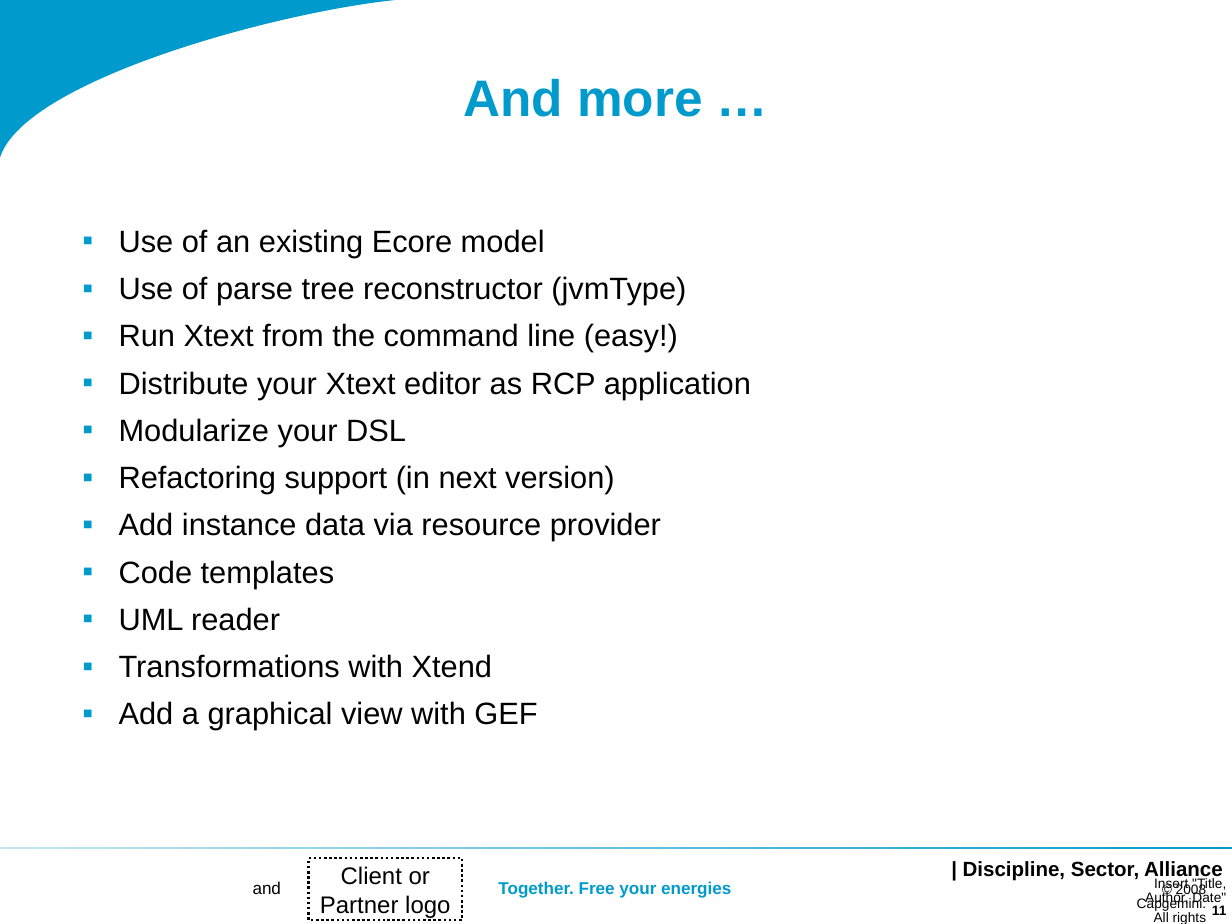
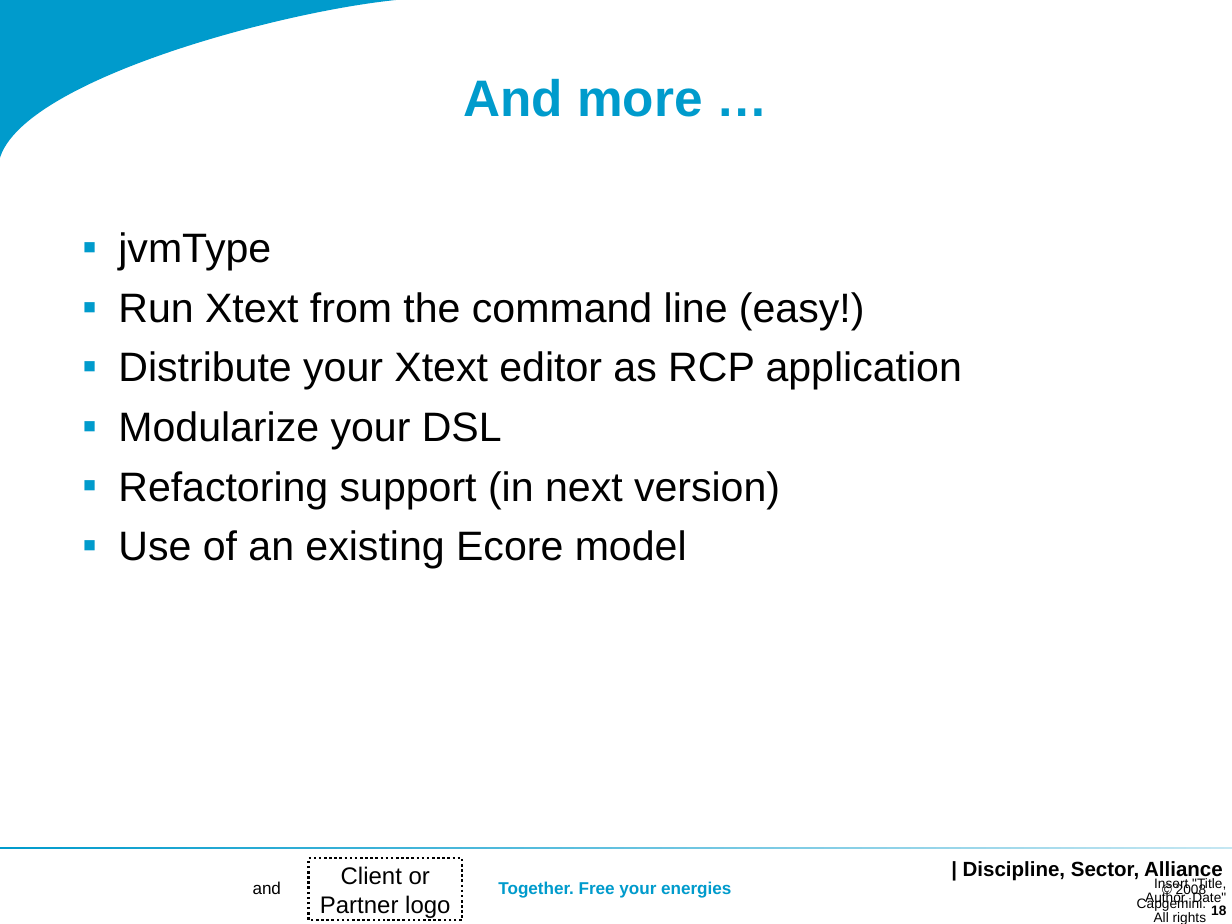
Before and after one commit to dslmeinte/xtext-workshop-code1, a slide deck: slide 18 of org.xtext.workshop.notes/sheets/Workshop 2.ppt (slide 11 before the commit). Drawn at 1232x924 pixels with LibreOffice and Linux fonts; fonts in the diff are those of the drawing; background and template pictures are left out. Boxes give left, top, right and bottom in pixels: in the first picture for what was removed or moved away, otherwise in the second. Text is boxed around its words. In the diff, an @@ line names an element or a change of style, - is before the commit and + after.

```diff
--- a/org.xtext.workshop.notes/sheets/Workshop 2.ppt
+++ b/org.xtext.workshop.notes/sheets/Workshop 2.ppt
@@ text at [118, 232, 271, 271]: text changed; size 18 to 24 pt @@
-▪ Use of an existing Ecore model
-▪ Use of parse tree reconstructor (jvmType)
+▪ jvmType
@@ text at [118, 292, 962, 509]: size 18 to 24 pt in "Run Xtext from the command line (easy!)", "Distribute your Xtext editor as RCP application", "Modularize your DSL", "Refactoring support (in next version)" @@
@@ text at [118, 530, 687, 568]: text changed; size 18 to 24 pt @@
-▪ Add instance data via resource provider
-▪ Code templates
-▪ UML reader
-▪ Transformations with Xtend
-▪ Add a graphical view with GEF
+▪ Use of an existing Ecore model
@@ rectangle at [0, 846, 1232, 849]: fill gradient #009BCC to #C5E7F2 to gradient #C5E7F2 to #009BCC @@
@@ page number at [1211, 905, 1226, 915]: text changed @@
-11
+18
```
Also in this commit, not shown: 10 other slides changed, 9 slides added, 1 other file.
